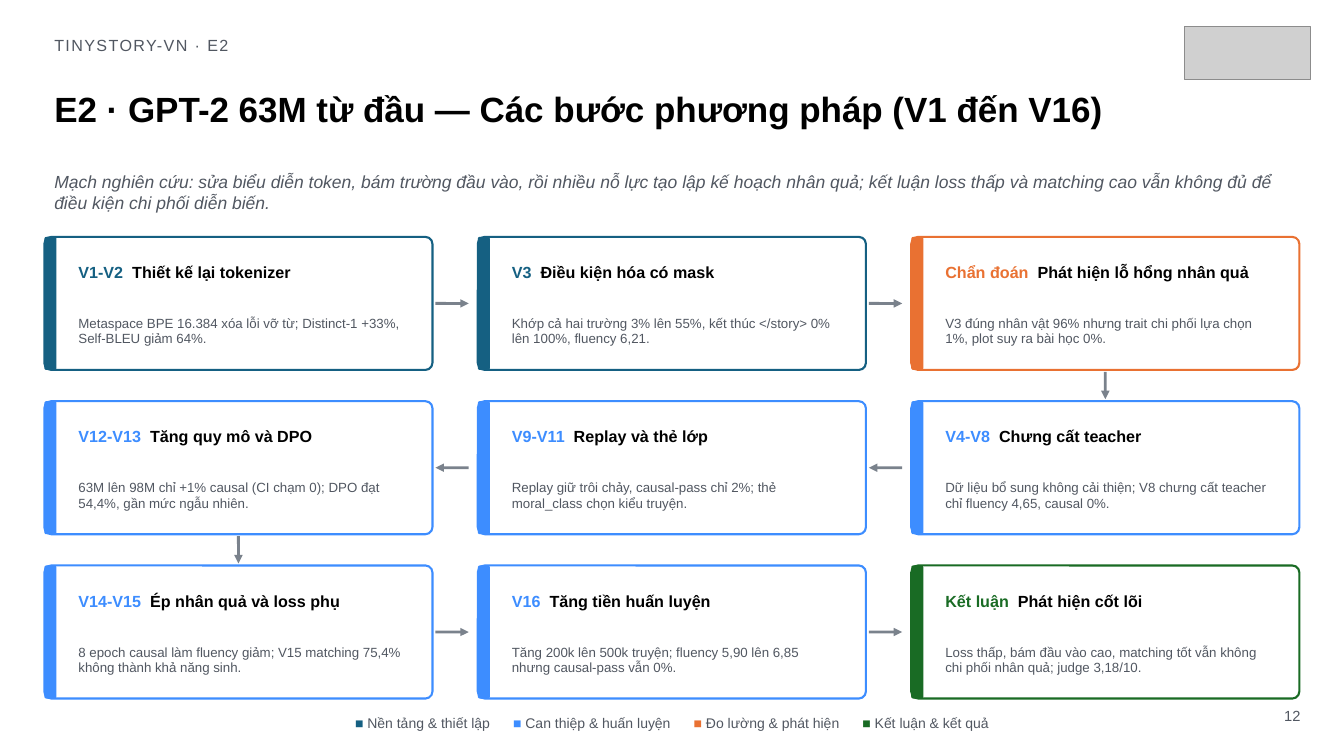
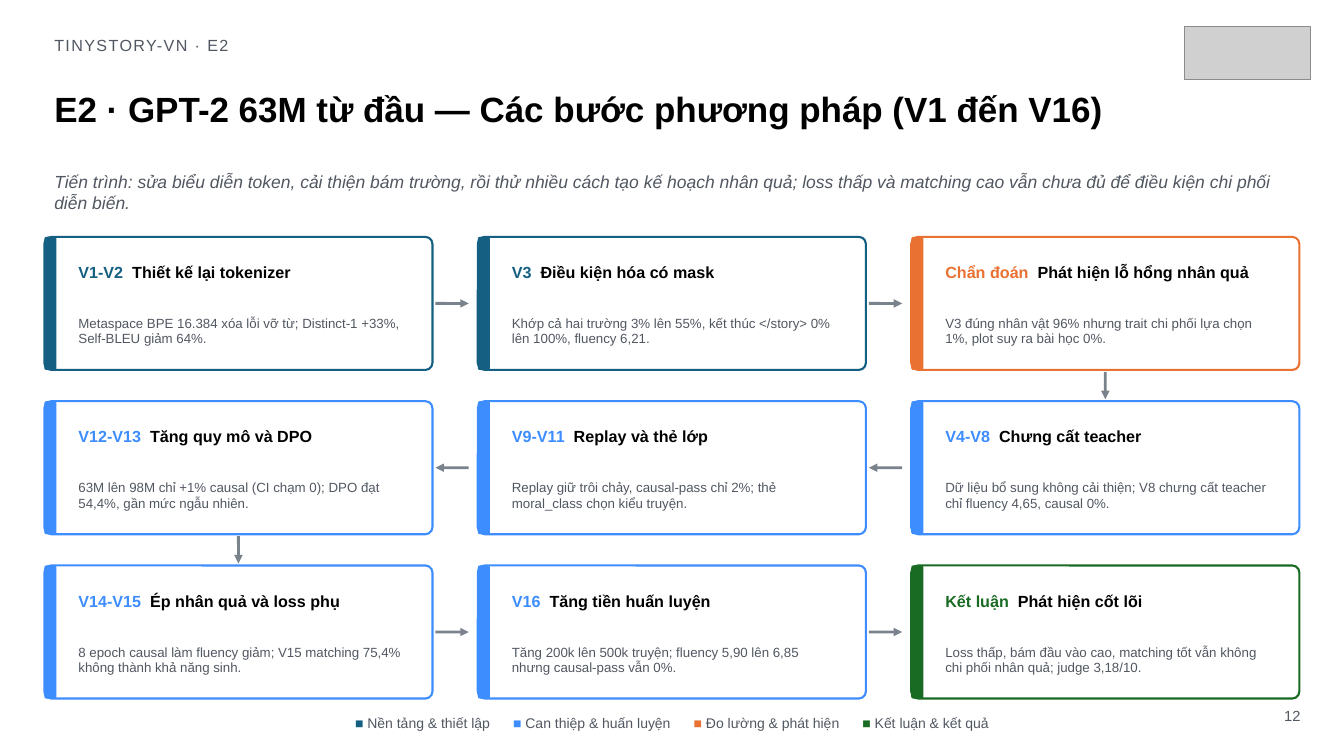
Before and after one commit to tungd/tinystory-vn, a slide deck: slide 12 of output/presentation/tinystory-vn-summary.pptx. Drawn at 1344x756 pixels with LibreOffice and Linux fonts; fonts in the diff are those of the drawing; grey boxes stand for pictures. Boxes give left, top, right and bottom in pixels: in the first picture for what was removed or moved away, otherwise in the second. Text is boxed around its words. In the diff, an @@ line names an element or a change of style, - is before the commit and + after.

```diff
--- a/output/presentation/tinystory-vn-summary.pptx
+++ b/output/presentation/tinystory-vn-summary.pptx
@@ text at (54,175,1270,209): text changed @@
-Mạch nghiên cứu: sửa biểu diễn token, bám trường đầu vào, rồi nhiều nỗ lực tạo lập kế hoạch nhân quả; kết luận loss thấp và matching cao vẫn không đủ để điều kiện chi phối diễn biến.
+Tiến trình: sửa biểu diễn token, cải thiện bám trường, rồi thử nhiều cách tạo kế hoạch nhân quả; loss thấp và matching cao vẫn chưa đủ để điều kiện chi phối diễn biến.
```
Also in this commit, not shown: 16 other slides changed, 4 other files.
